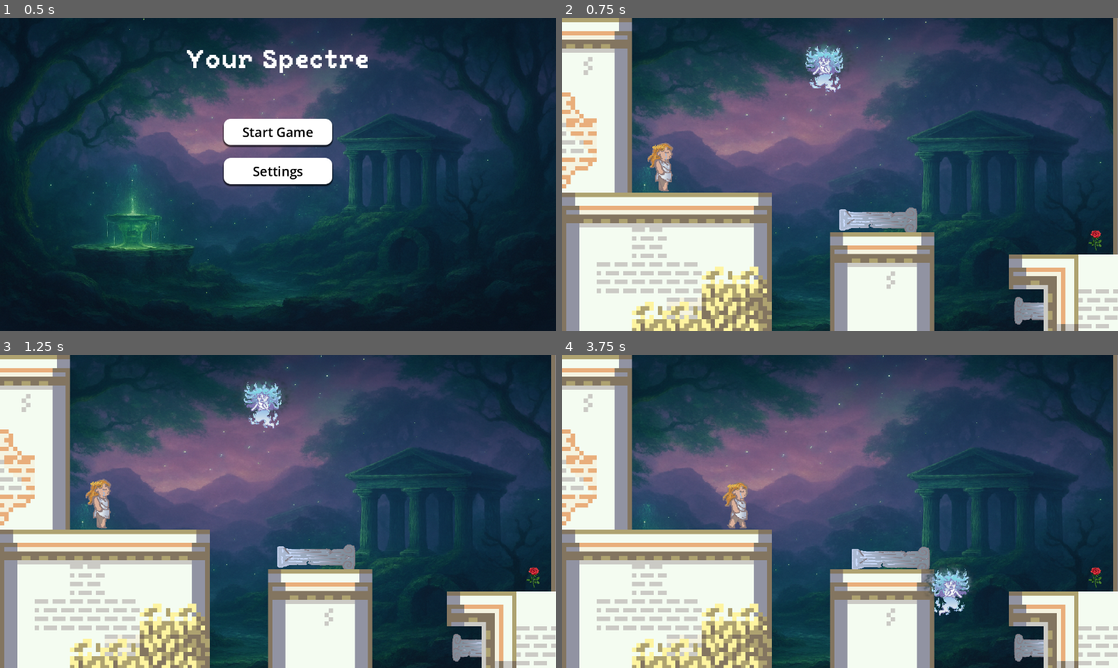
Above: before the commit, frames 1-4 (two rows, left to right).
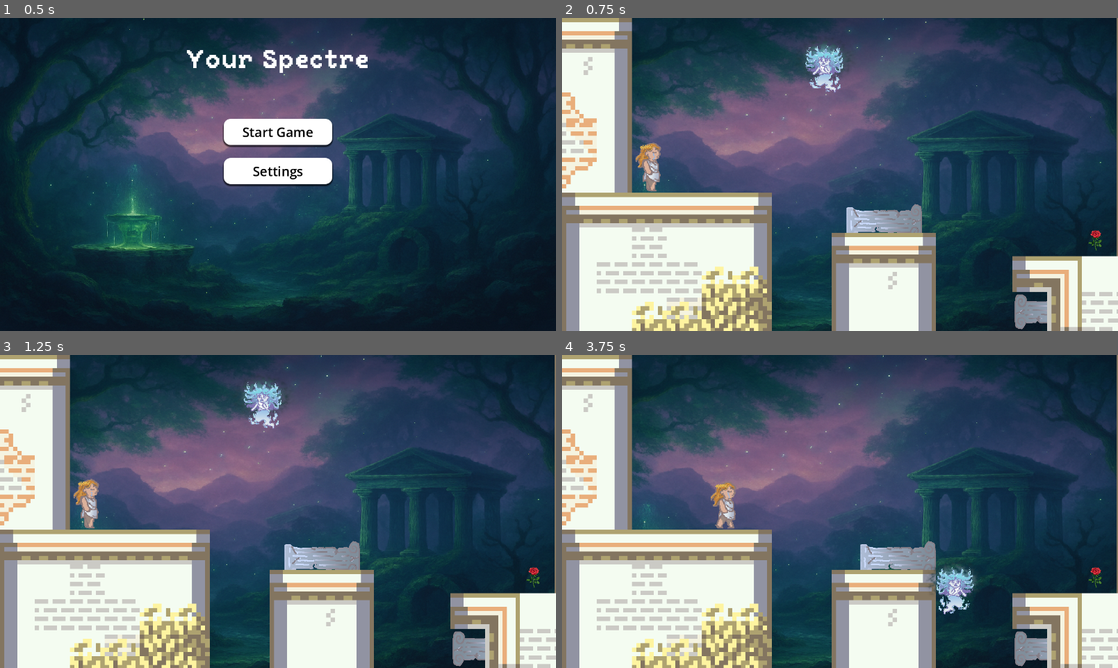
Above: after the commit, the same moments.

Repository: sammo4gun/jamsterdam
Game: Godot game, scene res://Scenes/main_menu.tscn
Same seed, same stepped clock (60 frames per second), same inputs: the game is played once before the commit and once after it. The engine's default icon, where the game draws it, is replaced by a stand-in: a white triangle on a blue panel in a dark square.
Inputs (mouse positions are in pixels of both pictures, inside the frame that each line leads up to):
- Up to frame 1 (0.5 s): no input
- Up to frame 2 (0.75 s): click "Start Game" at 0.5 s
- Up to frame 3 (1.25 s): no input
- Up to frame 4 (3.75 s): move the mouse to (812, 508) at 1.27 s; hold Right (right) 1.28-2.78 s; tap W (up) at 1.35, 1.52, 1.82, 2.1, 2.27, 2.57, 2.85, 3.6 s; click (812, 508) at 1.42 s; move the mouse to (878, 558) at 2.02 s; click (878, 558) at 2.17 s; move the mouse to (1040, 649) at 2.77 s; hold A (left) 2.78-3.53 s; click (1040, 649) at 2.92 s; move the mouse to (728, 505) at 3.52 s; hold Right (right) from 3.53 s (still down); click (728, 505) at 3.67 s

Frame 1 is identical in both runs. In frame 2, 5.0% of the frame differs, in the area x 13-100%, y 0-100%; in frame 3, 5.0%; in frame 4, 5.7%, in the area x 26-100%, y 0-100%.

Commit message:
scaring, some more codular fixes

Diff:
--- a/Scenes/Levels/level1.tscn
+++ b/Scenes/Levels/level1.tscn
@@ -15,6 +15,12 @@
 
 [sub_resource type="RectangleShape2D" id="RectangleShape2D_5a7ea"]
 size = Vector2(20.9922, 30.5048)
+
+[sub_resource type="PhysicsMaterial" id="PhysicsMaterial_4f2fw"]
+resource_local_to_scene = true
+
+[sub_resource type="PhysicsMaterial" id="PhysicsMaterial_8r8ce"]
+resource_local_to_scene = true
 
 [sub_resource type="TileSetAtlasSource" id="TileSetAtlasSource_ir7pk"]
 texture = ExtResource("6_m0h5h")
@@ -212,23 +218,58 @@
 scale = Vector2(2.29468, 1.46367)
 shape = SubResource("RectangleShape2D_5a7ea")
 
+[node name="RestartLabel" type="Label" parent="CanvasLayer"]
+modulate = Color(1, 1, 1, 0)
+offset_left = 174.0
+offset_top = 14.0
+offset_right = 284.0
+offset_bottom = 49.0
+scale = Vector2(1.71487, 1.71487)
+text = "RESTARTING..."
+
 [node name="Pillar1" parent="." instance=ExtResource("3_2a60c")]
-position = Vector2(728, 466)
-scale = Vector2(0.279999, 0.240001)
+position = Vector2(741, 469)
+physics_material_override = SubResource("PhysicsMaterial_4f2fw")
+
+[node name="Shape" parent="Pillar1" index="0"]
+position = Vector2(0.363163, -0.0403709)
+scale = Vector2(0.277485, 0.277485)
+
+[node name="Whitecircle" parent="Pillar1" index="1"]
+position = Vector2(-4.50876, -0.784088)
+scale = Vector2(1.10994, 0.481437)
 
 [node name="Sprite" parent="Pillar1" index="2"]
+position = Vector2(1.36316, -0.0403748)
 rotation = 1.5708
-scale = Vector2(2.01004, 2.22395)
+scale = Vector2(0.653118, 0.601581)
 texture = ExtResource("4_4f2fw")
 
+[node name="GuyFinder" parent="Pillar1" index="3"]
+position = Vector2(0.363163, 0.959629)
+scale = Vector2(0.277485, 0.277485)
+
 [node name="Pillar2" parent="." instance=ExtResource("3_2a60c")]
-position = Vector2(1103, 674)
-scale = Vector2(0.199996, 0.280001)
+position = Vector2(1126, 667)
+physics_material_override = SubResource("PhysicsMaterial_8r8ce")
+
+[node name="Shape" parent="Pillar2" index="0"]
+position = Vector2(1.36316, -1.0404)
+scale = Vector2(0.277485, 0.277485)
+
+[node name="Whitecircle" parent="Pillar2" index="1"]
+position = Vector2(-3.50876, -1.78412)
+scale = Vector2(1.10994, 0.481437)
 
 [node name="Sprite" parent="Pillar2" index="2"]
+position = Vector2(2.36316, -1.04041)
 rotation = -1.5708
-scale = Vector2(1.81117, 2.13949)
+scale = Vector2(0.641998, 0.6)
 texture = ExtResource("4_4f2fw")
+
+[node name="GuyFinder" parent="Pillar2" index="3"]
+position = Vector2(1.36316, -0.0404015)
+scale = Vector2(0.277485, 0.277485)
 
 [node name="Leftbuilding" type="Node2D" parent="."]
 
@@ -261,7 +302,7 @@
 
 [node name="Layer0" type="TileMapLayer" parent="Middlebuilding"]
 use_parent_material = true
-position = Vector2(796, 736)
+position = Vector2(800, 737)
 scale = Vector2(10, 10)
 tile_map_data = PackedByteArray("AAAAAP//AAAHAAgAAAAAAAAAAAAHAAgAAAAAAAEAAAAHAAYAAAAAAP3/AAAHAAMAAAD+//3/AAAHAAMAABD/// …(208 unchanged characters)…
 tile_set = SubResource("TileSet_i36j2")
@@ -283,11 +324,11 @@
 
 [node name="Building7" parent="RightBuilding" instance=ExtResource("2_didp7")]
 position = Vector2(127.027, 58.3654)
-scale = Vector2(0.153298, 0.0545163)
+scale = Vector2(0.153298, 0.0425643)
 
 [node name="TileMapLayer" parent="RightBuilding" instance=ExtResource("4_i36j2")]
-position = Vector2(-24.9677, -1.59359)
-scale = Vector2(0.994728, 0.995996)
+position = Vector2(-24.1719, -2.19119)
+scale = Vector2(0.994728, 1.01398)
 tile_map_data = PackedByteArray("AAARAAkAAAAFAAMAAFARAAoAAAAFAAMAAFARAAsAAAAFAAMAAFARAAwAAAAFAAMAAFAQAAcAAAAHAAMAABARAA …(1392 unchanged characters)…
 
 [node name="Rose2" parent="." instance=ExtResource("6_ir7pk")]
@@ -297,7 +338,7 @@
 position = Vector2(610, 126)
 
 [node name="Guy" parent="." instance=ExtResource("5_jgkgd")]
-position = Vector2(231, 369)
+position = Vector2(203, 350)
 
 [node name="PauseMenu" parent="." instance=ExtResource("7_20uw2")]
 visible = false
--- a/Scenes/Levels/level2.tscn
+++ b/Scenes/Levels/level2.tscn
@@ -15,6 +15,18 @@
 
 [sub_resource type="RectangleShape2D" id="RectangleShape2D_5a7ea"]
 size = Vector2(20.9922, 30.5048)
+
+[sub_resource type="PhysicsMaterial" id="PhysicsMaterial_o7bax"]
+resource_local_to_scene = true
+
+[sub_resource type="PhysicsMaterial" id="PhysicsMaterial_flysx"]
+resource_local_to_scene = true
+
+[sub_resource type="PhysicsMaterial" id="PhysicsMaterial_0jhw5"]
+resource_local_to_scene = true
+
+[sub_resource type="PhysicsMaterial" id="PhysicsMaterial_eqosv"]
+resource_local_to_scene = true
 
 [sub_resource type="TileSetAtlasSource" id="TileSetAtlasSource_d15yg"]
 texture = ExtResource("3_hrj3c")
@@ -213,39 +225,100 @@
 scale = Vector2(2.29468, 1.46367)
 shape = SubResource("RectangleShape2D_5a7ea")
 
+[node name="RestartLabel" type="Label" parent="CanvasLayer"]
+modulate = Color(1, 1, 1, 0)
+offset_left = 66.0
+offset_top = 23.0
+offset_right = 176.0
+offset_bottom = 58.0
+scale = Vector2(1.71487, 1.71487)
+text = "RESTARTING..."
+
+[node name="Pillar3" parent="." instance=ExtResource("3_d15yg")]
+position = Vector2(1056, 245)
+physics_material_override = SubResource("PhysicsMaterial_o7bax")
+
+[node name="Shape" parent="Pillar3" index="0"]
+position = Vector2(0.363892, -0.0401611)
+scale = Vector2(0.387486, 0.277485)
+
+[node name="Whitecircle" parent="Pillar3" index="1"]
+position = Vector2(-4.50803, -0.783875)
+scale = Vector2(1.54995, 0.481437)
+
+[node name="Sprite" parent="Pillar3" index="2"]
+position = Vector2(1.36389, -0.0401611)
+rotation = 1.5708
+scale = Vector2(0.653118, 0.841581)
+texture = ExtResource("6_pyd1a")
+
+[node name="GuyFinder" parent="Pillar3" index="3"]
+position = Vector2(0.363892, 0.959839)
+scale = Vector2(0.387486, 0.277485)
+
+[node name="Jug2" parent="." instance=ExtResource("3_d15yg")]
+position = Vector2(728, 133)
+physics_material_override = SubResource("PhysicsMaterial_flysx")
+
+[node name="Shape" parent="Jug2" index="0"]
+position = Vector2(3.84216, 2.37149)
+scale = Vector2(0.143283, 0.471191)
+
+[node name="Whitecircle" parent="Jug2" index="1"]
+position = Vector2(-1.02985, 1.62776)
+scale = Vector2(0.573132, 0.817517)
+
+[node name="Sprite" parent="Jug2" index="2"]
+position = Vector2(4.8421, 2.37151)
+scale = Vector2(0.305021, 0.284993)
+texture = ExtResource("7_o7bax")
+
+[node name="GuyFinder" parent="Jug2" index="3"]
+position = Vector2(3.84216, 3.37149)
+scale = Vector2(0.143283, 0.471191)
+
+[node name="Jug4" parent="." instance=ExtResource("3_d15yg")]
+position = Vector2(294, 143)
+physics_material_override = SubResource("PhysicsMaterial_0jhw5")
+
+[node name="Shape" parent="Jug4" index="0"]
+position = Vector2(3.84216, 2.37149)
+scale = Vector2(0.143283, 0.471191)
+
+[node name="Whitecircle" parent="Jug4" index="1"]
+position = Vector2(-1.02985, 1.62776)
+scale = Vector2(0.573132, 0.817517)
+
+[node name="Sprite" parent="Jug4" index="2"]
+position = Vector2(4.8421, 2.37151)
+scale = Vector2(0.305021, 0.284993)
+texture = ExtResource("7_o7bax")
+
+[node name="GuyFinder" parent="Jug4" index="3"]
+position = Vector2(3.84216, 3.37149)
+scale = Vector2(0.143283, 0.471191)
+
 [node name="Pillar1" parent="." instance=ExtResource("3_d15yg")]
-position = Vector2(1045, 252)
-scale = Vector2(0.319218, 0.240001)
+position = Vector2(324, 424)
+physics_material_override = SubResource("PhysicsMaterial_eqosv")
+
+[node name="Shape" parent="Pillar1" index="0"]
+position = Vector2(-2.63685, 1.95963)
+scale = Vector2(0.277485, 0.277485)
+
+[node name="Whitecircle" parent="Pillar1" index="1"]
+position = Vector2(-7.50877, 1.21591)
+scale = Vector2(1.10994, 0.481437)
 
 [node name="Sprite" parent="Pillar1" index="2"]
-rotation = 1.56358
-scale = Vector2(1.92427, 2.14126)
+position = Vector2(-1.63686, 1.95963)
+rotation = 1.5708
+scale = Vector2(0.653118, 0.601581)
 texture = ExtResource("6_pyd1a")
 
-[node name="Jug1" parent="." instance=ExtResource("3_d15yg")]
-position = Vector2(302, 150)
-scale = Vector2(0.135354, 0.413178)
-
-[node name="Sprite" parent="Jug1" index="2"]
-scale = Vector2(2.20392, 0.629689)
-texture = ExtResource("7_o7bax")
-
-[node name="Jug2" parent="." instance=ExtResource("3_d15yg")]
-position = Vector2(753, 145)
-scale = Vector2(0.116345, 0.435152)
-
-[node name="Sprite" parent="Jug2" index="2"]
-scale = Vector2(2.15561, 0.615885)
-texture = ExtResource("7_o7bax")
-
-[node name="Pillar2" parent="." instance=ExtResource("3_d15yg")]
-position = Vector2(337, 425)
-scale = Vector2(0.240001, 0.240001)
-
-[node name="Sprite" parent="Pillar2" index="2"]
-rotation = -1.5708
-scale = Vector2(1.7005, 2.22395)
-texture = ExtResource("6_pyd1a")
+[node name="GuyFinder" parent="Pillar1" index="3"]
+position = Vector2(-2.63685, 2.95963)
+scale = Vector2(0.277485, 0.277485)
 
 [node name="Behindbuilding" type="Node2D" parent="."]
 
@@ -263,15 +336,15 @@
 [node name="Middlebuilding" type="Node2D" parent="."]
 
 [node name="Building2" parent="Middlebuilding" instance=ExtResource("2_tnuy3")]
-position = Vector2(658, 888)
-scale = Vector2(0.810038, 2.64006)
+position = Vector2(662, 895)
+scale = Vector2(0.730038, 2.64006)
 
 [node name="Building8" parent="Middlebuilding" instance=ExtResource("2_tnuy3")]
 position = Vector2(658, 305)
-scale = Vector2(0.810038, 1.28006)
+scale = Vector2(0.730038, 1.32006)
 
 [node name="Building9" parent="Middlebuilding" instance=ExtResource("2_tnuy3")]
-position = Vector2(575, 644)
+position = Vector2(580, 653)
 scale = Vector2(0.250038, 1.72006)
 
 [node name="Layer1" type="TileMapLayer" parent="Middlebuilding"]
@@ -289,7 +362,7 @@
 scale = Vector2(1.49662, 1.15081)
 
 [node name="Building5" parent="Firstbuilding" instance=ExtResource("2_tnuy3")]
-position = Vector2(22, 422)
+position = Vector2(-7, 422)
 scale = Vector2(1.49662, 1.15081)
 
 [node name="Building3" parent="Firstbuilding" instance=ExtResource("2_tnuy3")]
@@ -308,7 +381,7 @@
 
 [node name="Building7" parent="Fartower" instance=ExtResource("2_tnuy3")]
 position = Vector2(1026, 922)
-scale = Vector2(0.548919, 7.2548)
+scale = Vector2(0.522046, 7.23944)
 
 [node name="Layer0" type="TileMapLayer" parent="Fartower"]
 use_parent_material = true
@@ -335,7 +408,7 @@
 
 [connection signal="input_event" from="CanvasLayer/Background" to="." method="_on_background_input_event"]
 
+[editable path="Pillar3"]
+[editable path="Jug2"]
+[editable path="Jug4"]
 [editable path="Pillar1"]
-[editable path="Jug1"]
-[editable path="Jug2"]
-[editable path="Pillar2"]
--- a/Scenes/Levels/level3.tscn
+++ b/Scenes/Levels/level3.tscn
@@ -13,6 +13,18 @@
 
 [sub_resource type="RectangleShape2D" id="RectangleShape2D_5a7ea"]
 size = Vector2(20.9922, 30.5048)
+
+[sub_resource type="PhysicsMaterial" id="PhysicsMaterial_i6bqf"]
+resource_local_to_scene = true
+
+[sub_resource type="PhysicsMaterial" id="PhysicsMaterial_n80jh"]
+resource_local_to_scene = true
+
+[sub_resource type="PhysicsMaterial" id="PhysicsMaterial_q21to"]
+resource_local_to_scene = true
+
+[sub_resource type="PhysicsMaterial" id="PhysicsMaterial_nqbrd"]
+resource_local_to_scene = true
 
 [sub_resource type="TileSetAtlasSource" id="TileSetAtlasSource_16px4"]
 texture = ExtResource("3_wlbe4")
@@ -205,42 +217,102 @@
 scale = Vector2(2.29468, 1.46367)
 shape = SubResource("RectangleShape2D_5a7ea")
 
+[node name="RestartLabel" type="Label" parent="CanvasLayer"]
+modulate = Color(1, 1, 1, 0)
+offset_left = 30.0
+offset_top = 18.0
+offset_right = 140.0
+offset_bottom = 53.0
+scale = Vector2(1.71487, 1.71487)
+text = "RESTARTING..."
+
 [node name="Rose2" parent="." instance=ExtResource("4_vfl4p")]
 position = Vector2(1179, 314)
 
-[node name="Pillar" parent="." instance=ExtResource("4_i6bqf")]
-position = Vector2(114, 403)
-scale = Vector2(0.279218, 0.240001)
-
-[node name="Sprite" parent="Pillar" index="2"]
-position = Vector2(3.58142, 4.1666)
+[node name="Pillar1" parent="." instance=ExtResource("4_i6bqf")]
+position = Vector2(107, 408)
+physics_material_override = SubResource("PhysicsMaterial_i6bqf")
+
+[node name="Shape" parent="Pillar1" index="0"]
+position = Vector2(-1.63685, -4.04037)
+scale = Vector2(0.277485, 0.277485)
+
+[node name="Whitecircle" parent="Pillar1" index="1"]
+position = Vector2(-6.50877, -4.78409)
+scale = Vector2(1.10994, 0.481437)
+
+[node name="Sprite" parent="Pillar1" index="2"]
+position = Vector2(-0.63686, -4.04037)
 rotation = 1.5708
-scale = Vector2(1.79932, 2.22394)
+scale = Vector2(0.653118, 0.601581)
 texture = ExtResource("6_i6bqf")
 
-[node name="Jug" parent="." instance=ExtResource("4_i6bqf")]
-position = Vector2(685, 306)
-scale = Vector2(0.165789, 0.511141)
-
-[node name="Sprite" parent="Jug" index="2"]
-scale = Vector2(2.15742, 0.616403)
+[node name="GuyFinder" parent="Pillar1" index="3"]
+position = Vector2(-1.63685, -3.04037)
+scale = Vector2(0.277485, 0.277485)
+
+[node name="Jug4" parent="." instance=ExtResource("4_i6bqf")]
+position = Vector2(702, 309)
+physics_material_override = SubResource("PhysicsMaterial_n80jh")
+
+[node name="Shape" parent="Jug4" index="0"]
+position = Vector2(3.84216, 2.37149)
+scale = Vector2(0.143283, 0.471191)
+
+[node name="Whitecircle" parent="Jug4" index="1"]
+position = Vector2(-1.02985, 1.62776)
+scale = Vector2(0.573132, 0.817517)
+
+[node name="Sprite" parent="Jug4" index="2"]
+position = Vector2(4.8421, 2.37151)
+scale = Vector2(0.305021, 0.284993)
 texture = ExtResource("6_wlbe4")
 
-[node name="Jug2" parent="." instance=ExtResource("4_i6bqf")]
-position = Vector2(685, 215)
-scale = Vector2(0.165789, 0.511141)
-
-[node name="Sprite" parent="Jug2" index="2"]
-scale = Vector2(2.15448, 0.615563)
+[node name="GuyFinder" parent="Jug4" index="3"]
+position = Vector2(3.84216, 3.37149)
+scale = Vector2(0.143283, 0.471191)
+
+[node name="Jug6" parent="." instance=ExtResource("4_i6bqf")]
+position = Vector2(1180, 300)
+physics_material_override = SubResource("PhysicsMaterial_q21to")
+
+[node name="Shape" parent="Jug6" index="0"]
+position = Vector2(-5.61957, -42.9112)
+scale = Vector2(0.292513, 0.961939)
+
+[node name="Whitecircle" parent="Jug6" index="1"]
+position = Vector2(-10.4916, -43.6549)
+scale = Vector2(1.17005, 1.66896)
+
+[node name="Sprite" parent="Jug6" index="2"]
+position = Vector2(-4.61963, -42.9111)
+scale = Vector2(0.622702, 0.581813)
 texture = ExtResource("6_wlbe4")
 
-[node name="Jug1" parent="." instance=ExtResource("4_i6bqf")]
-position = Vector2(1178, 264)
-scale = Vector2(0.29695, 0.906461)
-
-[node name="Sprite" parent="Jug1" index="2"]
-scale = Vector2(2.13206, 0.609158)
+[node name="GuyFinder" parent="Jug6" index="3"]
+position = Vector2(-5.61957, -41.9112)
+scale = Vector2(0.292513, 0.961939)
+
+[node name="Jug5" parent="." instance=ExtResource("4_i6bqf")]
+position = Vector2(702, 225)
+physics_material_override = SubResource("PhysicsMaterial_nqbrd")
+
+[node name="Shape" parent="Jug5" index="0"]
+position = Vector2(3.84216, 2.37149)
+scale = Vector2(0.143283, 0.471191)
+
+[node name="Whitecircle" parent="Jug5" index="1"]
+position = Vector2(-1.02985, 1.62776)
+scale = Vector2(0.573132, 0.817517)
+
+[node name="Sprite" parent="Jug5" index="2"]
+position = Vector2(4.8421, 2.37151)
+scale = Vector2(0.305021, 0.284993)
 texture = ExtResource("6_wlbe4")
+
+[node name="GuyFinder" parent="Jug5" index="3"]
+position = Vector2(3.84216, 3.37149)
+scale = Vector2(0.143283, 0.471191)
 
 [node name="Begfinbuilding" type="Node2D" parent="."]
 position = Vector2(-329, -206)
@@ -369,7 +441,7 @@
 
 [connection signal="input_event" from="CanvasLayer/Background" to="." method="_on_background_input_event"]
 
-[editable path="Pillar"]
-[editable path="Jug"]
-[editable path="Jug2"]
-[editable path="Jug1"]
+[editable path="Pillar1"]
+[editable path="Jug4"]
+[editable path="Jug6"]
+[editable path="Jug5"]
--- a/Scenes/guy.tscn
+++ b/Scenes/guy.tscn
@@ -30,6 +30,17 @@
 
 [sub_resource type="SpriteFrames" id="SpriteFrames_5adle"]
 animations = [{
+"frames": [{
+"duration": 3.0,
+"texture": SubResource("AtlasTexture_s5xhn")
+}, {
+"duration": 3.0,
+"texture": SubResource("AtlasTexture_y2mbu")
+}],
+"loop": false,
+"name": &"FindHope",
+"speed": 5.0
+}, {
 "frames": [{
 "duration": 1.0,
 "texture": SubResource("AtlasTexture_s5xhn")
@@ -76,7 +87,7 @@
 position = Vector2(-3, -9)
 scale = Vector2(1.25773, 1.17388)
 sprite_frames = SubResource("SpriteFrames_5adle")
-animation = &"Idle"
+animation = &"FindHope"
 autoplay = "Walking"
 
 [node name="BodyCollision" type="CollisionShape2D" parent="."]
@@ -115,6 +126,7 @@
 shape = SubResource("RectangleShape2D_y2mbu")
 
 [connection signal="input_event" from="." to="." method="_on_input_event"]
+[connection signal="animation_finished" from="AnimatedSprite2D" to="." method="_on_animated_sprite_2d_animation_finished"]
 [connection signal="body_entered" from="RightSideCollision" to="." method="_on_right_side_collision_body_entered"]
 [connection signal="body_entered" from="LeftSideCollision" to="." method="_on_left_side_collision_body_entered"]
 [connection signal="timeout" from="Timer" to="." method="_on_timer_timeout"]
--- a/Scenes/moveable.tscn
+++ b/Scenes/moveable.tscn
@@ -1,9 +1,12 @@
-[gd_scene load_steps=10 format=3 uid="uid://dpfjytluhwwx7"]
+[gd_scene load_steps=11 format=3 uid="uid://dpfjytluhwwx7"]
 
 [ext_resource type="Script" uid="uid://2cg00vl8kyi8" path="res://Scripts/moveable.gd" id="1_h70h1"]
 [ext_resource type="Texture2D" uid="uid://dsi1uv8d5lug0" path="res://Assets/icon.svg" id="1_ikdxc"]
 [ext_resource type="Shader" uid="uid://e5m7qxxajq88" path="res://Scenes/moveable.gdshader" id="2_byerq"]
 [ext_resource type="Texture2D" uid="uid://bxnrpcs0m7syi" path="res://Assets/Shaders/whitecircle.png" id="3_4mhc5"]
+
+[sub_resource type="PhysicsMaterial" id="PhysicsMaterial_byerq"]
+resource_local_to_scene = true
 
 [sub_resource type="RectangleShape2D" id="RectangleShape2D_0w77i"]
 size = Vector2(621.5, 177)
@@ -25,10 +28,12 @@
 [sub_resource type="RectangleShape2D" id="RectangleShape2D_byerq"]
 size = Vector2(650, 214)
 
-[node name="Moveable" type="CharacterBody2D" groups=["Walls"]]
+[node name="Moveable" type="RigidBody2D" groups=["Walls"]]
 collision_layer = 5
 collision_mask = 5
 input_pickable = true
+physics_material_override = SubResource("PhysicsMaterial_byerq")
+angular_damp = 100.0
 script = ExtResource("1_h70h1")
 
 [node name="Shape" type="CollisionShape2D" parent="."]
--- a/Scripts/ghost.gd
+++ b/Scripts/ghost.gd
@@ -14,12 +14,14 @@
 var going_to_scare = false;
 var possessing: Moveable = null
 var present = true
-var aura_level = 3.5
+var aura_scale: Vector2
+var aura_color
 
 func _ready() -> void:
 	target_pos = global_position
 	guy = get_parent().get_guy()
-	aura.material.shader
+	aura_scale = aura.scale
+	aura_color = aura.modulate
 
 func _physics_process(delta: float) -> void:
 	if guy == null:
@@ -44,6 +46,10 @@
 				sprite.flip_h = 0
 		var dist_from_guy = global_position.distance_to(guy.global_position)
 		modulate[3] = min(1, dist_from_guy/280)
+		aura.scale = aura.scale.lerp(aura_scale * min(1, dist_from_guy/180), 0.1)
+		if aura.modulate != aura_color:
+			for i in range(4):
+				aura.modulate[i] = lerpf(aura.modulate[i], aura_color[i], 0.1)
 		move_and_slide()
 	else:
 		global_position = possessing.global_position
@@ -84,6 +90,8 @@
 func scare(body):
 	if body.frighten():
 		going_to_scare = false
+		aura.scale = 2 * aura_scale
+		aura.modulate = Color("Red")
 	target_pos = global_position
 	velocity = Vector2.ZERO
 
--- a/Scripts/guy.gd
+++ b/Scripts/guy.gd
@@ -14,27 +14,34 @@
 var is_sad = false
 var first_ponder = true
 var scared_time = 1
+var has_hope = false
 
 func _ready() -> void:
 	ponder_sadly()
 	animator.flip_h = false
 
 func _physics_process(delta):
-	if position.y > out_of_bounds_y:
-		die_and_reset()
-		return
+	if not has_hope:
+		for b in $"LeftSideCollision".get_overlapping_bodies():
+			check_collision(b, -1)
+		for b in $"RightSideCollision".get_overlapping_bodies():
+			check_collision(b, 1)
 
-	if not is_on_floor():
-		velocity.y += gravity * delta
-	if not is_sad:
-		velocity.x = speed * direction
-	if is_sad and is_on_floor():
-		velocity.x = 0
-	if is_sad and not is_on_floor():
-		velocity.x = speed * direction / 3.0
-	if scared_time > 0:
-		scared_time -= delta
-		velocity.x /= 2
+		if position.y > out_of_bounds_y:
+			die_and_reset()
+			return
+
+		if not is_on_floor():
+			velocity.y += gravity * delta
+		if not is_sad:
+			velocity.x = speed * direction
+		if is_sad and is_on_floor():
+			velocity.x = 0
+		if is_sad and not is_on_floor():
+			velocity.x = speed * direction / 3.0
+		if scared_time > 0:
+			scared_time -= delta
+			velocity.x /= 2
 	move_and_slide()
 
 func ponder_sadly():
@@ -75,19 +82,30 @@
 	else:
 		return false
 
-func _on_left_side_collision_body_entered(body: Node2D) -> void:
+func find_hope():
+	print('yo')
+	velocity.x = 0
+	animator.play('FindHope')
+	has_hope = true
+
+func check_collision(body, d):
 	if body.is_in_group("Walls"):
-		if direction > 0:
+		if direction != d and not is_sad:
 			ponder_sadly()
 			direction = -direction
 
+func _on_left_side_collision_body_entered(body: Node2D) -> void:
+	check_collision(body, -1)
+
 func _on_right_side_collision_body_entered(body: Node2D) -> void:
-	if body.is_in_group("Walls"):
-		if direction < 0:
-			ponder_sadly()
-			direction = -direction
+	check_collision(body, 1)
 
 func _on_input_event(viewport: Node, event: InputEvent, _shape_idx: int) -> void:
 	viewport.set_input_as_handled()
 	if event is InputEventMouseButton and event.pressed:
 		world.go_scare(self)
+
+func _on_animated_sprite_2d_animation_finished() -> void:
+	if has_hope:
+		print('ueooo')
+		get_parent().next_level()
--- a/Scripts/moveable.gd
+++ b/Scripts/moveable.gd
@@ -1,4 +1,4 @@
-class_name Moveable extends CharacterBody2D
+class_name Moveable extends RigidBody2D
 
 @onready var world = get_parent()
 @onready var shape = $"Shape"
@@ -6,7 +6,7 @@
 @onready var guyfinder = $"GuyFinder"
 @onready var aura = $"Whitecircle"
 
-@export var speed = 2000
+@export var speed = 3000
 @export var baseweight = 8
 @export var changeweight = 7
 
@@ -26,9 +26,9 @@
 	var target_velocity = input_direction * speed / weight
 	if connected_guy:
 		target_velocity = target_velocity / 4
-	velocity = velocity.move_toward(target_velocity, 1000 * delta)
-	if connected_guy and velocity.y < 0:
-		guy.get_parent().velocity.y = velocity.y
+	linear_velocity = linear_velocity.move_toward(target_velocity, 1000 * delta)
+	if connected_guy and linear_velocity.y < 0:
+		guy.get_parent().velocity.y = linear_velocity.y
 
 func _physics_process(delta):
 	if possessed:
@@ -47,7 +47,6 @@
 			connected_guy = false
 			guy = null
 		get_input(delta)
-		move_and_slide()
 	else:
 		if aura.scale.x > 0.01:
 			aura.scale *= 0.97
@@ -58,8 +57,14 @@
 		world.attempt_possession(self)
 
 func become_possessed(vel: Vector2):
-	velocity = vel
+	linear_velocity = vel
+	physics_material_override.friction = 0.0
+	angular_damp = 70.0
+	gravity_scale = 0
 	possessed = true
 
 func become_unpossessed():
+	physics_material_override.friction = 1.0
+	angular_damp = 4.0
+	gravity_scale = 1
 	possessed = false
--- a/Scripts/rose.gd
+++ b/Scripts/rose.gd
@@ -3,22 +3,6 @@
 func _ready():
 	self.body_entered.connect(_on_body_entered)
 
-func next_level():
-	var current_name = get_tree().current_scene.name
-
-	# Use regex to extract digits from the name
-	var regex = RegEx.new()
-	regex.compile(r"\d+")
-	var result = regex.search(current_name)
-
-	if result:
-		var number = int(result.get_string())
-		var next_number = number + 1
-		var next_scene_path = "res://Scenes/Levels/level%d.tscn" % next_number
-		get_tree().change_scene_to_file(next_scene_path)
-	else:
-		print("No number found in scene name")
-
 func _on_body_entered(body):
 	if body.is_in_group("Guy"):
-		next_level()
+		body.find_hope()
--- a/Scripts/world.gd
+++ b/Scripts/world.gd
@@ -3,6 +3,37 @@
 @onready var Ghost = $"Ghost"
 @onready var pause_menu = $PauseMenu
 @onready var Guy = $"Guy"
+@onready var RestartLabel = $"CanvasLayer/RestartLabel"
+
+var RESTART_TIME = 2.0
+var restart = 0.0
+
+func _process(delta: float) -> void:
+	if Input.is_action_pressed("restart"):
+		restart += delta
+	else: restart = 0.0
+	RestartLabel.modulate[3] = min(1, restart/(RESTART_TIME/2))
+
+	if restart >= RESTART_TIME:
+
+		# Reset Scene
+		get_tree().reload_current_scene()
+
+func next_level():
+	var current_name = get_tree().current_scene.name
+
+	# Use regex to extract digits from the name
+	var regex = RegEx.new()
+	regex.compile(r"\d+")
+	var result = regex.search(current_name)
+
+	if result:
+		var number = int(result.get_string())
+		var next_number = number + 1
+		var next_scene_path = "res://Scenes/Levels/level%d.tscn" % next_number
+		get_tree().change_scene_to_file(next_scene_path)
+	else:
+		print("No number found in scene name")
 
 func attempt_possession(body: Moveable):
 	Ghost.set_target_possess(body)
--- a/project.godot
+++ b/project.godot
@@ -55,10 +55,9 @@
 , Object(InputEventKey,"resource_local_to_scene":false,"resource_name":"","device":-1,"window_id":0,"alt_pressed":false …(186 unchanged characters)…
 ]
 }
-possess={
+restart={
 "deadzone": 0.2,
-"events": [Object(InputEventKey,"resource_local_to_scene":fa …(140 unchanged characters)… d":false,"keycode":0,"physical_keycode":69,"key_label":0,"unicode":101,"location":0,"echo":false,"script":null)
-, Object(InputEventKey,"resource_local_to_scene":false,"resource_name":"","device":-1,"window_id":0,"alt_pressed":false,"shift_pressed":false,"ctrl_pressed":false,"meta_pressed":false,"pressed":false,"keycode":0,"physical_keycode":4194325,"key_label":0,"unicode":0,"location":0,"echo":false,"script":null)
+"events": [Object(InputEventKey,"resource_local_to_scene":fa …(140 unchanged characters)… d":false,"keycode":0,"physical_keycode":82,"key_label":0,"unicode":114,"location":0,"echo":false,"script":null)
 ]
 }
 jump={
Not shown: 1 places in Scenes/Levels/level1.tscn that only renumber resources
Not shown: 1 places in Scenes/Levels/level2.tscn that only renumber resources
Not shown: 1 places in Scenes/Levels/level3.tscn that only renumber resources
